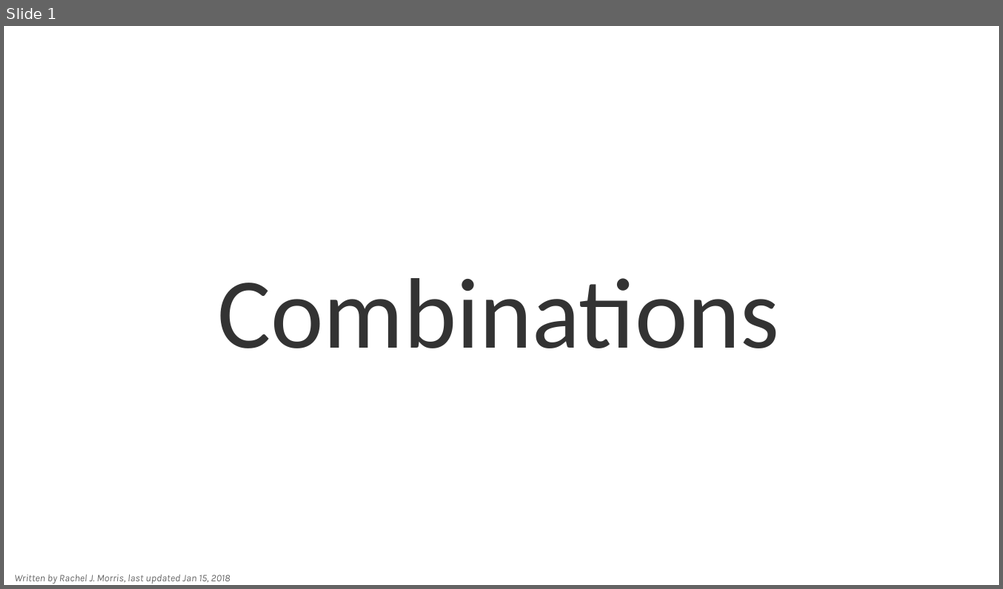
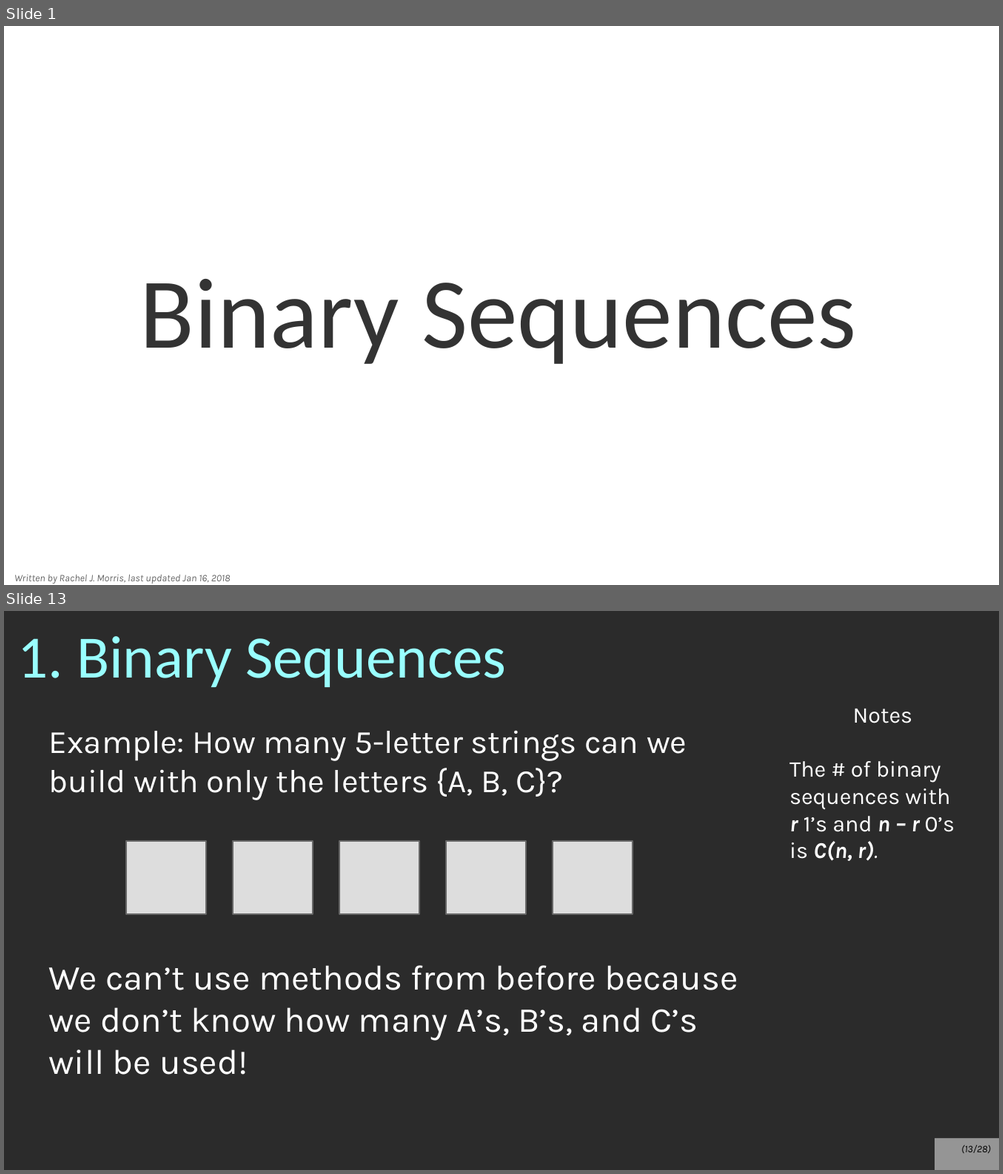
Before and after one commit to nguyenchithien/CS211-Discrete-Structures-II, a slide deck: Lectures/Lecture 5.4.odp. Shown one above the other, each under a label of ours: slide 1 before the commit, slides 1 and 13 after it; the slides between them are not shown. The pictures are 1003x589 and 1003x1174 pixels, drawn with LibreOffice and Linux fonts; fonts in the diff are those of the drawing; background and template pictures are left out; a plain dark background stands for a picture behind light text. Boxes give left, top, right and bottom in pixels: in the first picture for what was removed or moved away, otherwise in the second. Text is boxed around its words. In the diff, an @@ line names an element or a change of style, - is before the commit and + after.

```diff
--- a/Lectures/Lecture 5.4.odp
+++ b/Lectures/Lecture 5.4.odp
@@ slide 13 added at <box>4,611,999,1170</box>, background picture (left out) @@
@@ title added at <box>17,636,506,687</box>, 48 pt, text #99FFFF @@
+1. Binary Sequences
@@ text added at <box>789,709,955,861</box>, 18 pt, text #FFFFFF @@
+Notes
+The # of binary sequences with
+r 1’s and n – r 0’s is C(n, r).
@@ text added at <box>49,730,738,1075</box>, 28 pt, text #FFFFFF @@
+Example: How many 5-letter strings can we build with only the letters {A, B, C}?
+We can’t use methods from before because we don’t know how many A’s, B’s, and C’s will be used!
@@ rectangle added at <box>126,841,206,914</box>, fill #DDDDDD, outline #666666 1.45 pt @@
@@ rectangle added at <box>233,841,313,914</box>, fill #DDDDDD, outline #666666 1.45 pt @@
@@ rectangle added at <box>340,841,420,914</box>, fill #DDDDDD, outline #666666 1.45 pt @@
@@ rectangle added at <box>447,841,526,914</box>, fill #DDDDDD, outline #666666 1.45 pt @@
@@ rectangle added at <box>553,841,633,914</box>, fill #DDDDDD, outline #666666 1.45 pt @@
@@ page number added at <box>934,1139,999,1170</box>, fill #FFFFFF at 50% opacity, 8 pt, text #000000, italic @@
+(13/28)
@@ slide 1 changed as well @@
@@ title at <box>140,279,856,364</box>: text changed @@
-Combinations
+Binary Sequences
@@ text at <box>14,575,230,584</box>: text changed @@
-Written by Rachel J. Morris, last updated Jan 15, 2018
+Written by Rachel J. Morris, last updated Jan 16, 2018
```
Also in this commit, not shown: 2 other slides changed, 24 other slides added, 27 slides removed, 1 other file.
